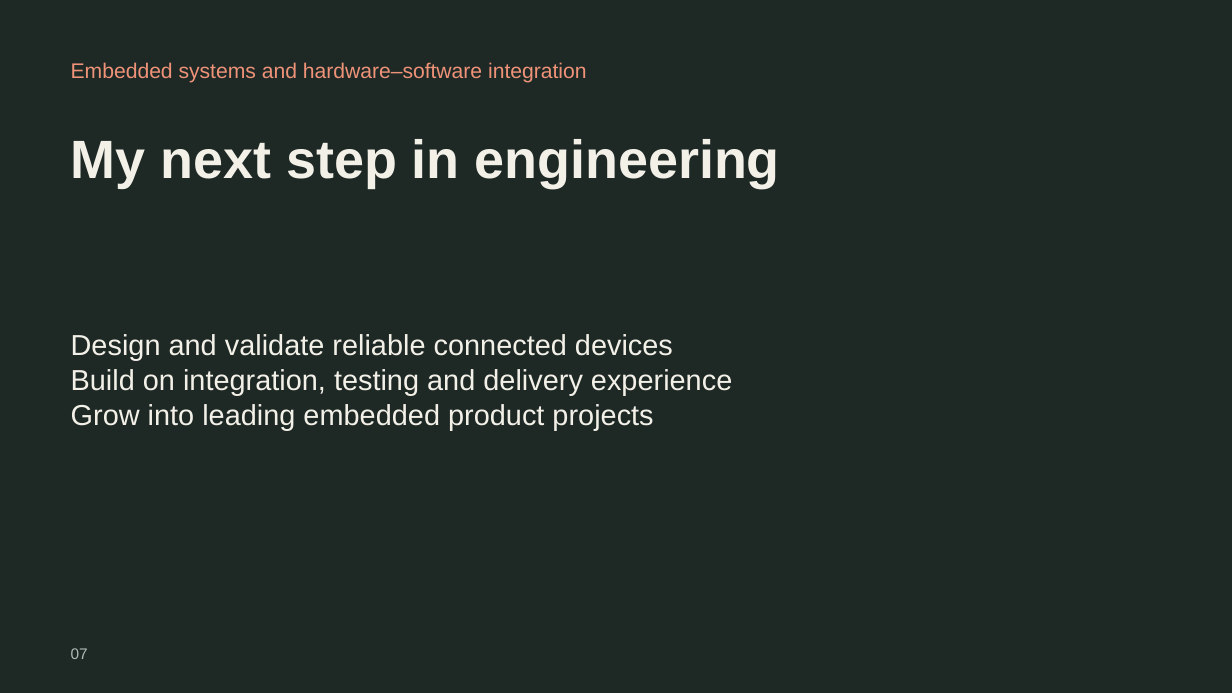
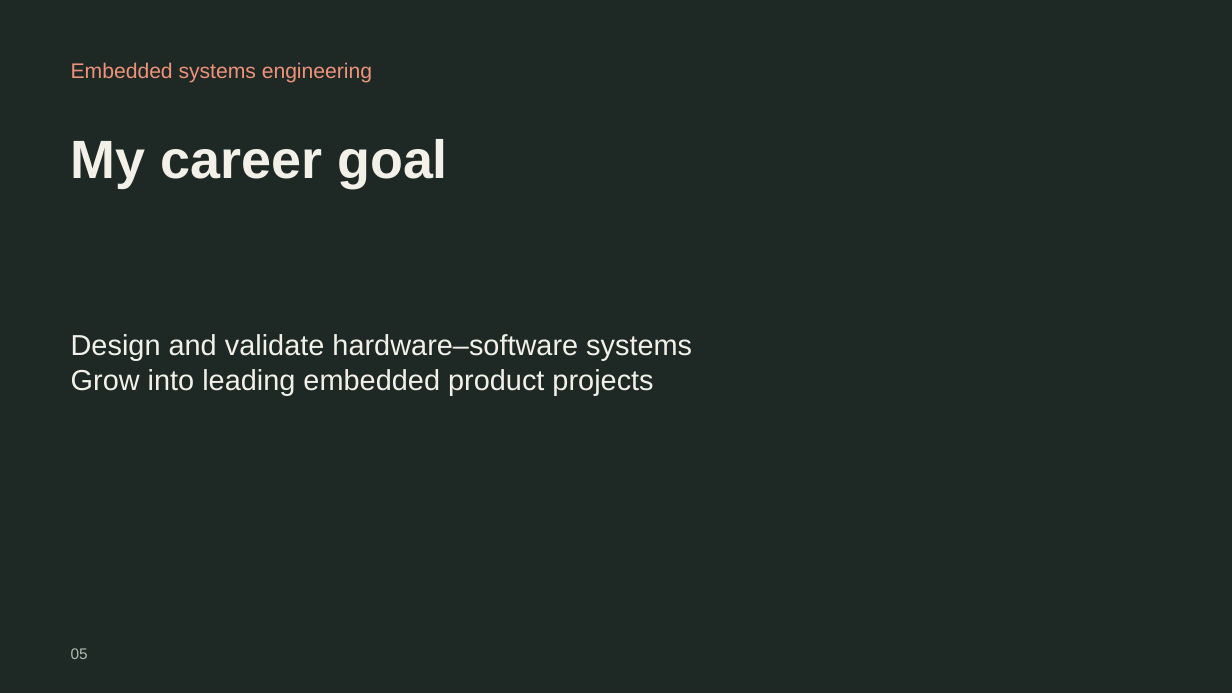
Before and after one commit to mjumair7/UmairJibran-ePortfolio, a slide deck: slide 5 of assets/About-Me.pptx (slide 7 before the commit). Drawn at 1232x693 pixels with LibreOffice and Linux fonts; fonts in the diff are those of the drawing. Boxes give left, top, right and bottom in pixels: in the first picture for what was removed or moved away, otherwise in the second. Text is boxed around its words. In the diff, an @@ line names an element or a change of style, - is before the commit and + after.

```diff
--- a/assets/About-Me.pptx
+++ b/assets/About-Me.pptx
@@ text at bbox=[71, 62, 372, 83]: text changed @@
-Embedded systems and hardware–software integration
+Embedded systems engineering
@@ text at bbox=[71, 139, 448, 188]: text changed @@
-My next step in engineering
+My career goal
@@ text at bbox=[71, 334, 692, 361]: text changed @@
-Design and validate reliable connected devices
-Build on integration, testing and delivery experience
+Design and validate hardware–software systems
@@ text at bbox=[71, 648, 88, 659]: text changed @@
-07
+05
```
Also in this commit, not shown: 2 other slides changed, 2 slides added, 4 slides removed, 2 other files.
